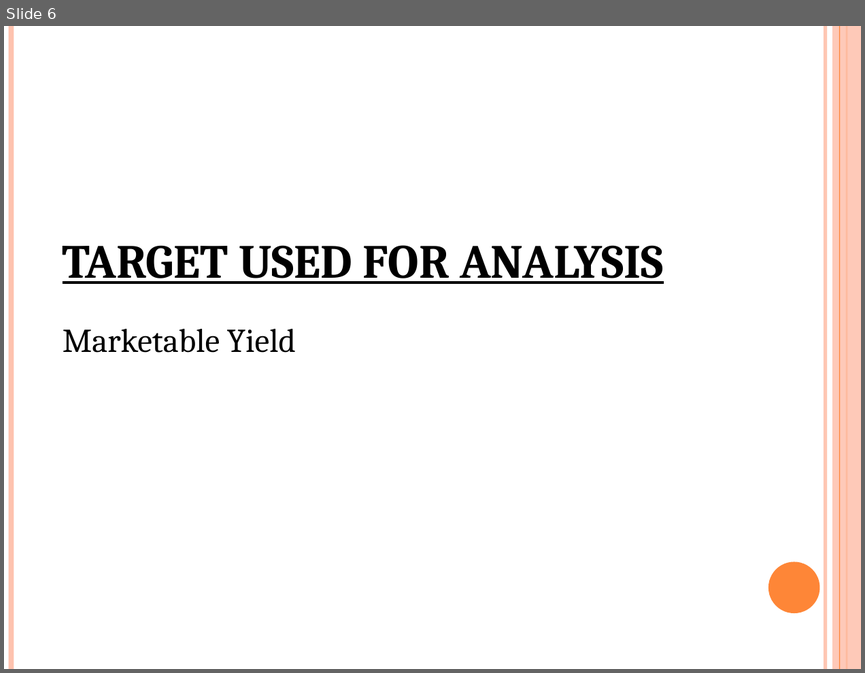
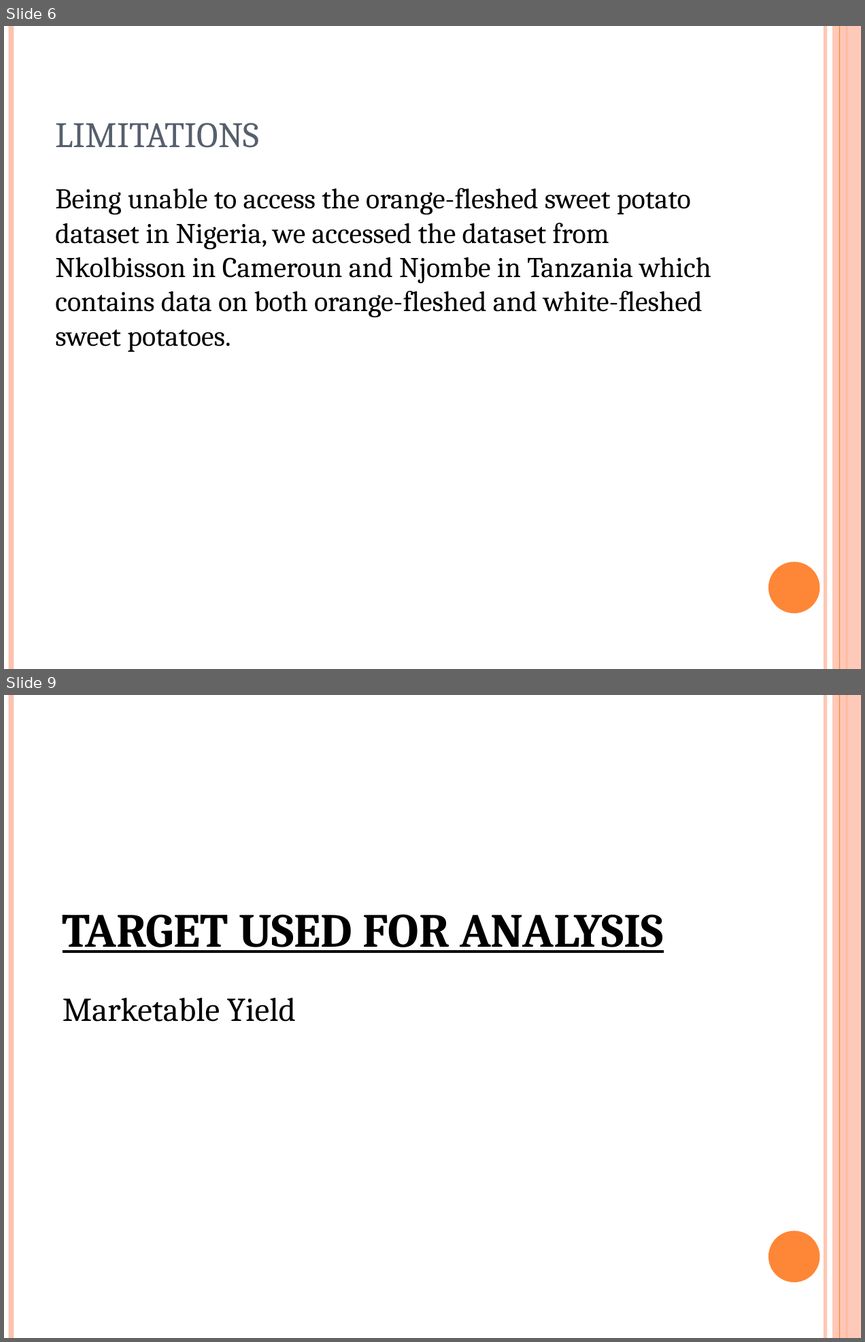
Before and after one commit to SharonSoul/Group-5-ML-Project, a slide deck: Presentation/Orange-Fleshed Sweet Potatoes.pptx. Shown one above the other, each under a label of ours: slide 6 before the commit, slides 6 and 9 after it; the slides between them are not shown. The pictures are 865x673 and 865x1342 pixels, drawn with LibreOffice and Linux fonts; fonts in the diff are those of the drawing. Boxes give left, top, right and bottom in pixels: in the first picture for what was removed or moved away, otherwise in the second. Text is boxed around its words. In the diff, an @@ line names an element or a change of style, - is before the commit and + after.

```diff
--- a/Presentation/Orange-Fleshed Sweet Potatoes.pptx
+++ b/Presentation/Orange-Fleshed Sweet Potatoes.pptx
@@ slide 6 added at (x1=4, y1=26, x2=861, y2=669), background #FFFFFF; not listed: 6 template elements that a slide beside it also shows @@
@@ title added at (x1=55, y1=123, x2=259, y2=148), 30 pt, text #575F6D, small capitals @@
+LIMITATIONS
@@ text added at (x1=55, y1=188, x2=711, y2=352), 24 pt, text #000000 @@
+Being unable to access the orange-fleshed sweet potato dataset in Nigeria, we accessed the dataset from Nkolbisson in Cameroun and Njombe in Tanzania which contains data on both orange-fleshed and white-fleshed sweet potatoes.
@@ what was slide 6 is now slide 9 @@
```
Also in this commit, not shown: 6 slides changed, 2 other slides added, 2 other files.
